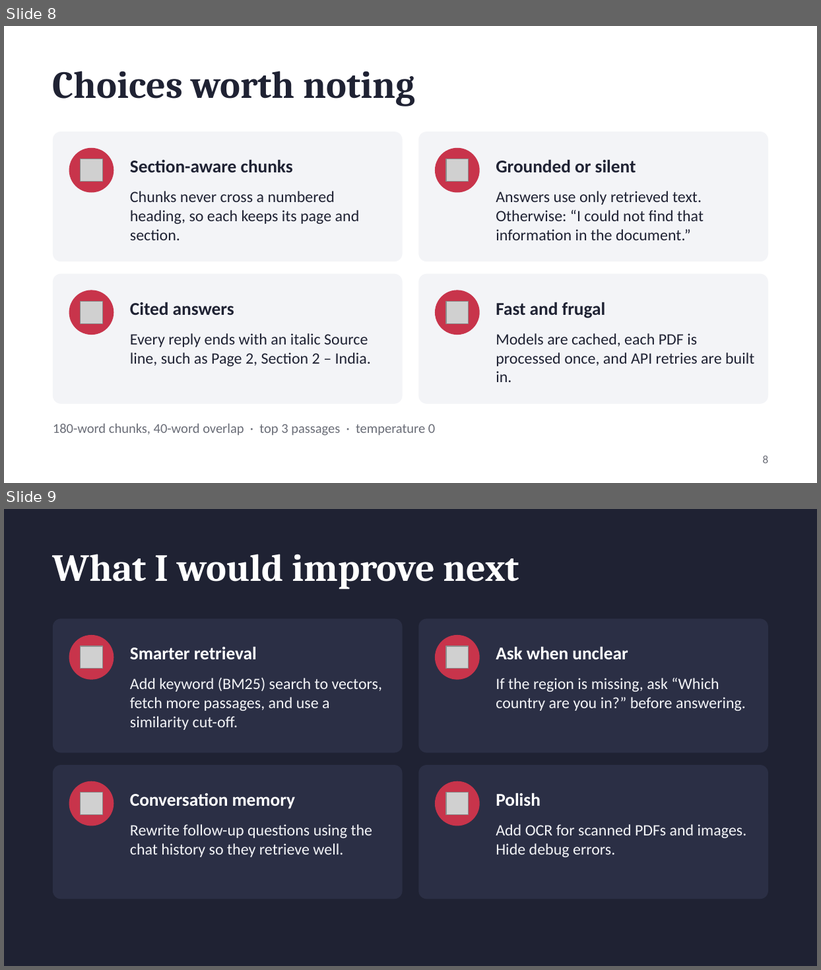
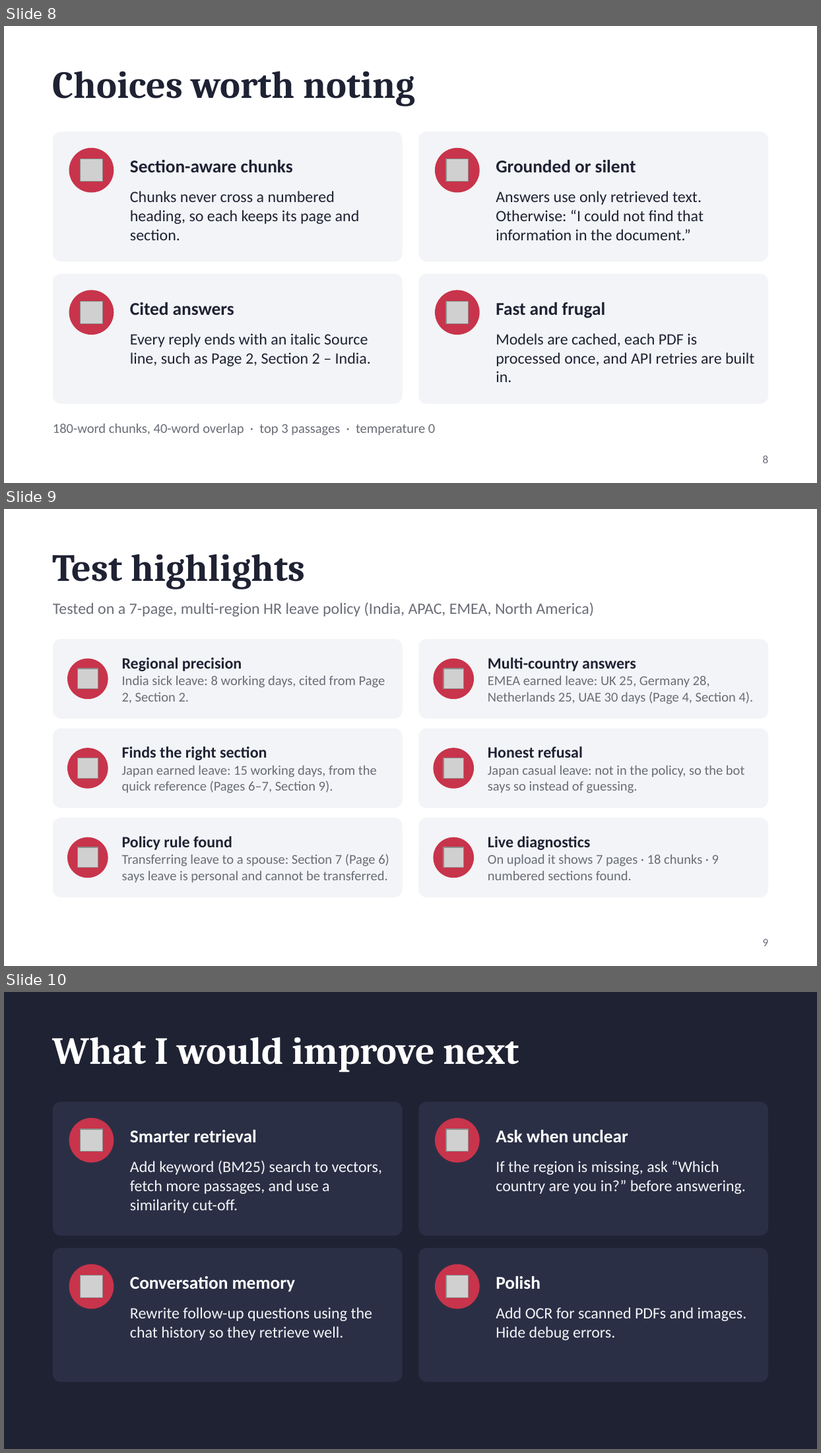
Before and after one commit to theVectorVisionary/PDF_Whisperer_repo, a slide deck: PDF_Whisperer_Presentation.pptx. Shown one above the other, each under a label of ours: slides 8 and 9 before the commit, slides 8, 9 and 10 after it. The pictures are 821x970 and 821x1453 pixels, drawn with LibreOffice and Linux fonts; fonts in the diff are those of the drawing; grey boxes stand for pictures. Boxes give left, top, right and bottom in pixels: in the first picture for what was removed or moved away, otherwise in the second. Text is boxed around its words. In the diff, an @@ line names an element or a change of style, - is before the commit and + after.

```diff
--- a/PDF_Whisperer_Presentation.pptx
+++ b/PDF_Whisperer_Presentation.pptx
@@ slide 9 added at bbox=[4, 509, 817, 966], background #FFFFFF @@
@@ title added at bbox=[53, 554, 305, 590], 34 pt, text #1F2233, bold @@
+Test highlights
@@ text added at bbox=[53, 602, 594, 617], 14 pt, text #6A6D77 @@
+Tested on a 7-page, multi-region HR leave policy (India, APAC, EMEA, North America)
@@ rounded rectangle added at bbox=[53, 639, 403, 719], fill #F3F4F7 @@
@@ rounded rectangle added at bbox=[418, 639, 768, 719], fill #F3F4F7 @@
@@ ellipse added at bbox=[67, 659, 108, 699], fill #C8344B @@
@@ text added at bbox=[122, 657, 385, 704], 12 pt, text #6A6D77 @@
+Regional precision
+India sick leave: 8 working days, cited from Page 2, Section 2.
@@ ellipse added at bbox=[433, 659, 474, 699], fill #C8344B @@
@@ text added at bbox=[488, 657, 754, 704], 12 pt, text #6A6D77 @@
+Multi-country answers
+EMEA earned leave: UK 25, Germany 28, Netherlands 25, UAE 30 days (Page 4, Section 4).
@@ picture added at bbox=[78, 669, 98, 690] @@
@@ picture added at bbox=[444, 669, 464, 690] @@
@@ rounded rectangle added at bbox=[53, 729, 403, 808], fill #F3F4F7 @@
@@ rounded rectangle added at bbox=[418, 729, 768, 808], fill #F3F4F7 @@
@@ ellipse added at bbox=[67, 748, 108, 789], fill #C8344B @@
@@ picture added at bbox=[78, 758, 98, 778] @@
@@ text added at bbox=[122, 747, 377, 793], 12 pt, text #6A6D77 @@
+Finds the right section
+Japan earned leave: 15 working days, from the quick reference (Pages 6–7, Section 9).
@@ ellipse added at bbox=[433, 748, 474, 789], fill #C8344B @@
@@ picture added at bbox=[444, 758, 464, 778] @@
@@ text added at bbox=[488, 747, 745, 793], 12 pt, text #6A6D77 @@
+Honest refusal
+Japan casual leave: not in the policy, so the bot says so instead of guessing.
@@ rounded rectangle added at bbox=[53, 818, 403, 898], fill #F3F4F7 @@
@@ rounded rectangle added at bbox=[418, 818, 768, 898], fill #F3F4F7 @@
@@ ellipse added at bbox=[67, 838, 108, 878], fill #C8344B @@
@@ text added at bbox=[122, 836, 389, 883], 12 pt, text #6A6D77 @@
+Policy rule found
+Transferring leave to a spouse: Section 7 (Page 6) says leave is personal and cannot be transferred.
@@ ellipse added at bbox=[433, 838, 474, 878], fill #C8344B @@
@@ text added at bbox=[488, 836, 719, 881], 12 pt, text #6A6D77 @@
+Live diagnostics
+On upload it shows 7 pages · 18 chunks · 9 numbered sections found.
@@ picture added at bbox=[78, 848, 98, 869] @@
@@ picture added at bbox=[444, 848, 464, 869] @@
@@ page number added at bbox=[763, 939, 769, 947], 10 pt, text #6A6D77 @@
+9
@@ what was slide 9 is now slide 10 @@
```
Also in this commit, not shown: 1 slide changed.
